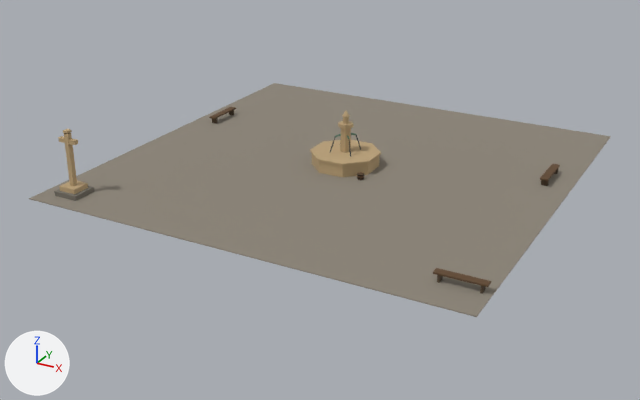
Before and after pictures for a commit that changed the glTF model game/assets/modelle/gebaeude/marktplatz.glb.
Both versions are drawn from a 50 mm lens placed at (21.1, -41.3, 18.2), pointed at (-0.6, -1.9, -1.5). Every picture has the same lights, and +X, +Y and +Z are marked at lower left. The older version comes first. Vertices at exactly the same position are counted once.

In view in the first picture: 'Platz'.
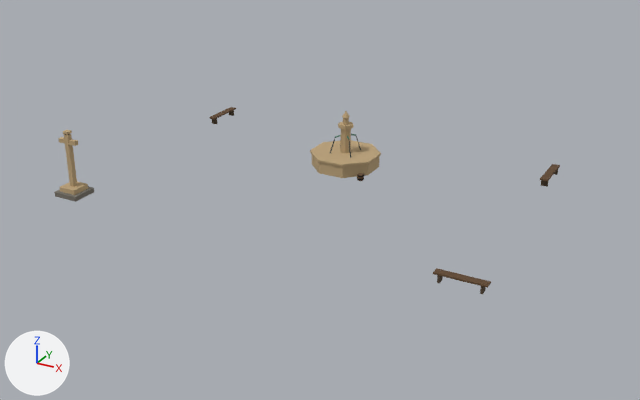
Where the change shows, as pixel boxes [x1, y1, x2, y2] in the pictures (640 x 400 px; the box of a moved part takes in the faces that stretch with it):
'Platz', reshaped (13% narrower, 20% shorter)
    before: [29, 83, 611, 317]
    after: [54, 107, 560, 294]
part 1 of me_platz, deleted
    before: [29, 83, 611, 317]
part 2 of me_platz, moved or reshaped
    before: [330, 133, 364, 180]
    after: [330, 134, 364, 181]

What the commit changed:
me_platz is used by ob_platz; location (0.0, 0.0, 0.0).
me_platz had 337 vertices, 416 faces and spanned x -12.0..12.0, y -12.0..12.0, z 0.0..3.5.
me_platz no longer uses material mat_pflaster (grey #8c8578).
me_platz now has 329 vertices, 406 faces and spans x -11.1..11.8, y -11.1..4.6, z 0.0..3.5.
Part 1, on me_platz:
8 vertices are removed from x -12.0..12.0, y -12.0..12.0, z 0.0.
10 faces are deleted.
Part 2, on me_platz:
58 vertices are removed from x -0.7..1.9, y -1.7..0.7, z 0.2..1.9.
139 faces are deleted.
7 vertices move within x 0.2..1.8, y -1.7..0.2, z 0.2..1.8.
58 vertices are added at x -0.7..1.9, y -1.7..0.7, z 0.1..1.8.
32 new faces join them, mat_wasser (dark cyan #26363b).
44 new faces join them, mat_kupfer (green #5c8f78).
19 new faces join them, mat_holz (brown #61472e).
44 new faces join them, mat_eisen (black #19191c).
